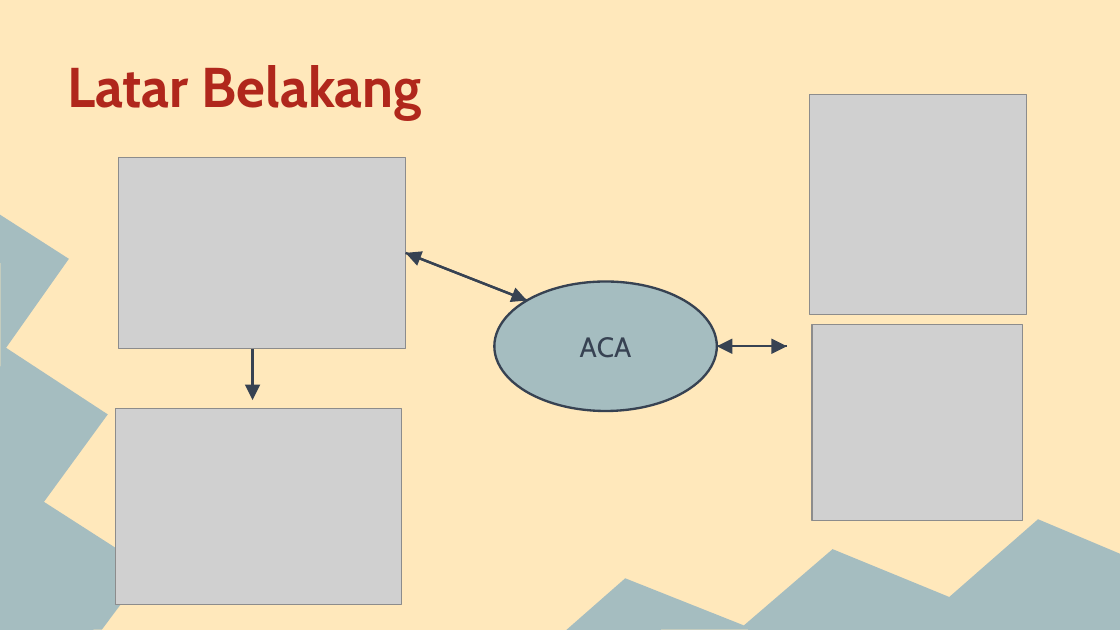
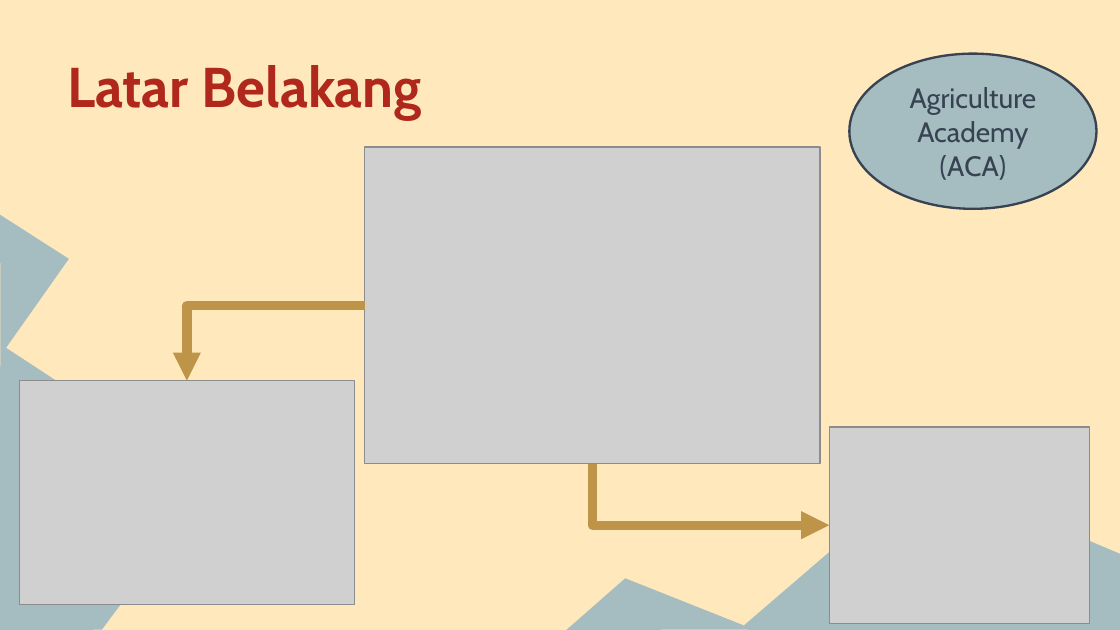
Before and after one commit to kikiiramdhani123/basdat-dan-psbo, a slide deck: slide 2 of PPT Presentasi Akhir.pptx. Drawn at 1120x630 pixels with LibreOffice and Linux fonts; fonts in the diff are those of the drawing; grey boxes stand for pictures. Boxes give left, top, right and bottom in pixels: in the first picture for what was removed or moved away, otherwise in the second. Text is boxed around its words. In the diff, an @@ line names an element or a change of style, - is before the commit and + after.

```diff
--- a/PPT Presentasi Akhir.pptx
+++ b/PPT Presentasi Akhir.pptx
@@ ellipse "Agriculture Academy": place and size @@
-ellipse "Agriculture Academy" at (494, 281, 717, 411)
+ellipse "Agriculture Academy" at (849, 54, 1096, 209)
@@ text in ellipse at (910, 87, 1037, 180): text changed @@
-ACA
+Agriculture Academy
+(ACA)
@@ picture removed at (810, 95, 1027, 316) @@
@@ picture: place and size @@
-picture at (119, 157, 407, 348)
+picture at (365, 147, 821, 464)
@@ arrow removed from (405, 253) to (526, 300) @@
@@ arrow removed from (526, 300) to (405, 253) @@
@@ elbow arrow added from (365, 306) to (187, 381), #BF9448 6 pt @@
@@ picture removed at (812, 325, 1023, 521) @@
@@ arrow removed from (253, 348) to (253, 400) @@
@@ arrow removed from (717, 346) to (787, 346) @@
@@ arrow removed from (787, 346) to (717, 346) @@
@@ picture added at (19, 381, 354, 605) @@
@@ picture: place and size @@
-picture at (115, 409, 401, 605)
+picture at (829, 427, 1089, 623)
@@ elbow arrow added from (592, 464) to (829, 525), #BF9448 6 pt @@
```
Also in this commit, not shown: 1 other slide changed, 4 slides added, 10 slides removed, 6 other files.
